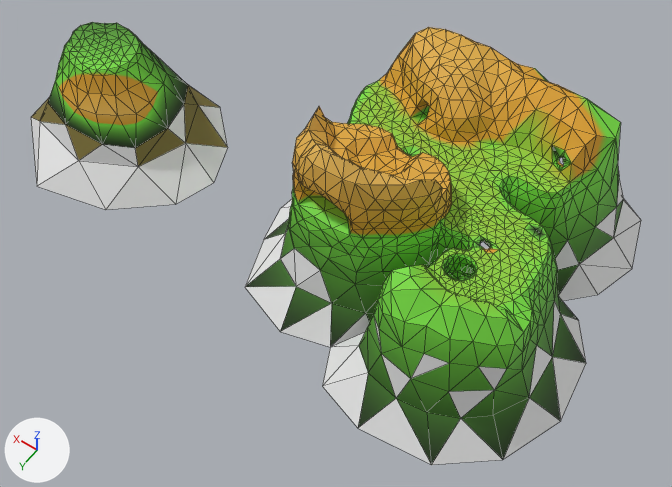
The FBX model Goodbye World/Assets/Models/Terrain3.fbx: old version first, new version second.
The view is the same before and after, from a 50 mm camera at (-55.9, 133.3, 171.9) aimed at (35.1, 5.8, -28.4). The axes (+X, +Y, +Z) are drawn at lower left. The lights are the same throughout. Mesh edges are drawn as thin lines.

The first picture shows 'Terrain.001'.
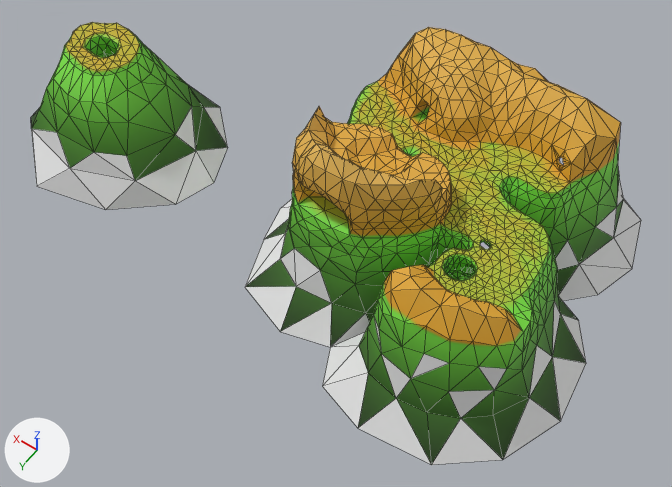
The change, as a diff of the scene's bpy script:
```diff
--- a/Goodbye World/Assets/Models/Terrain3.fbx.py
+++ b/Goodbye World/Assets/Models/Terrain3.fbx.py
@@ me_plane_000 @@
 # used by ob_terrain_001; location = (0.0, 0.0, 0.0)
-me_plane_000.from_pydata(...)  # 1697 vertices, 3199 faces; spans x -39.0..147.0, y -71.0..45.0, z -35.0..20.0
+me_plane_000.from_pydata(...)  # 1811 vertices, 3427 faces; spans x -39.0..147.0, y -71.0..45.0, z -35.0..20.0
+# me_plane_000 part 1
+# 8 vertices are removed from x 113.0..120.0, y 3.0..7.0, z 0.0
+# 27 faces are deleted
+# 10 vertices in x 98.0..133.0, y 11.0..22.0, z -26.0..-6.0 move by (0.0, 4.0, 0.0)
+# 8 vertices in x 103.0..131.0, y 15.0..26.0, z -26.0..-6.0 move by (0.0, 3.0, 0.0)
+# 7 vertices move from x 92.0..117.0, y -12.0..18.0, z -26.0..0.0 to x 88.0..117.0, y -12.0..22.0, z -27.0..0.0
+# 117 vertices are added at x 95.0..121.0, y -1.0..22.0, z -28.0..0.0
+# 5 new vertices lie (4.0, 0.0, 0.0) away from vertices in x 104.0..116.0, y 1.0..22.0, z -25.0..0.0
+# 255 new faces join them, mat_terrainmaterial (picture img_shade_png)
+# me_plane_000 part 2: 3170 kept faces spanning x -39.0..147.0, y -71.0..45.0, z -35.0..20.0 get new texture (UV) coordinates
 me_plane_000.materials.append(mat_terrainmaterial)
```

Boxes (x1, y1, x2, y2) around the edits, measured in the pictures (672 x 487 px):
part 1 of me_plane_000, built on: (31, 33, 228, 210) in both
part 2 of me_plane_000, surface changed: (59, 22, 621, 415) in both
